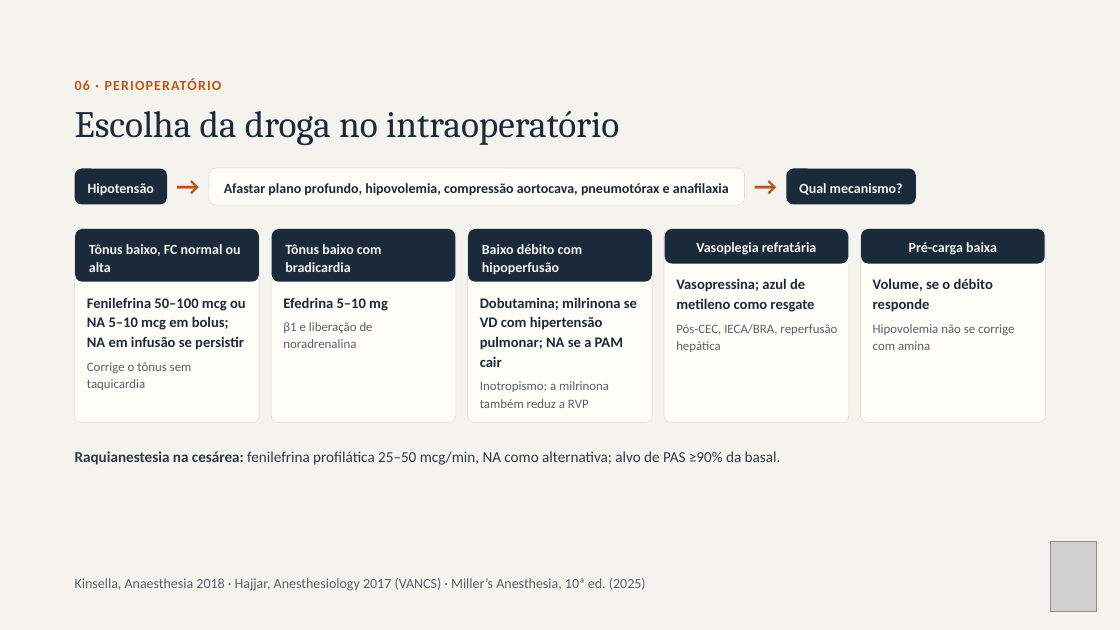
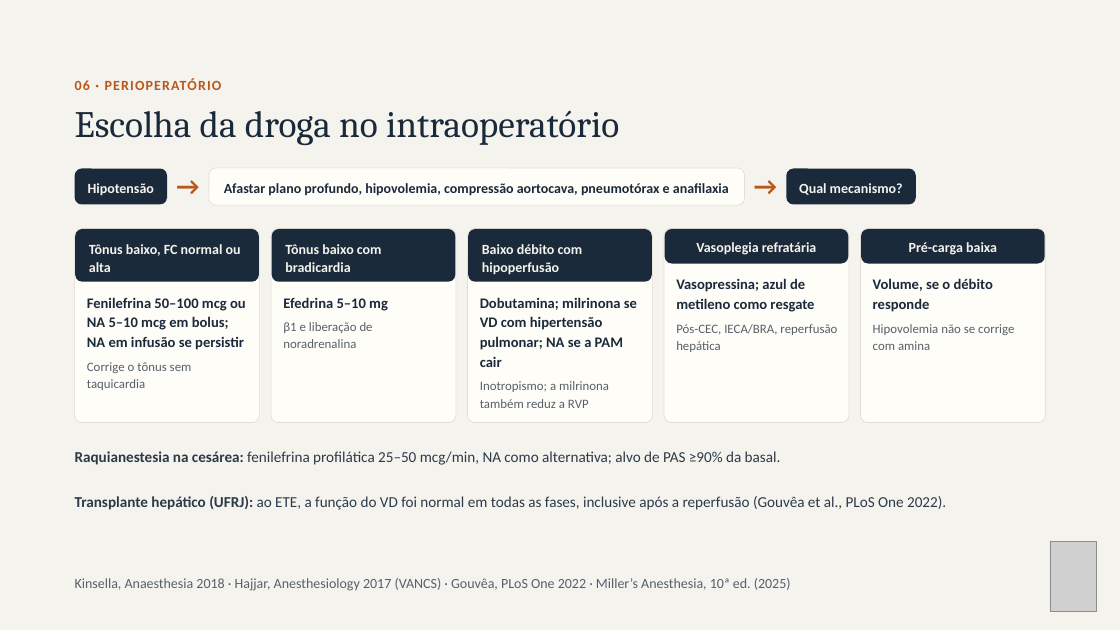
Before and after one commit to brunomoraesdubois-bit/Bruno, a slide deck: slide 16 of apresentacao/Aminas_Vasoativas.pptx. Drawn at 1120x630 pixels with LibreOffice and Linux fonts; fonts in the diff are those of the drawing; grey boxes stand for pictures. Boxes give left, top, right and bottom in pixels: in the first picture for what was removed or moved away, otherwise in the second. Text is boxed around its words. In the diff, an @@ line names an element or a change of style, - is before the commit and + after.

```diff
--- a/apresentacao/Aminas_Vasoativas.pptx
+++ b/apresentacao/Aminas_Vasoativas.pptx
@@ text added at [75,496,946,510], 13 pt, text #2C3A48 @@
+Transplante hepático (UFRJ): ao ETE, a função do VD foi normal em todas as fases, inclusive após a reperfusão (Gouvêa et al., PLoS One 2022).
@@ text at [75,578,791,591]: text changed @@
-Kinsella, Anaesthesia 2018 · Hajjar, Anesthesiology 2017 (VANCS) · Miller’s Anesthesia, 10ª ed. (2025)
+Kinsella, Anaesthesia 2018 · Hajjar, Anesthesiology 2017 (VANCS) · Gouvêa, PLoS One 2022 · Miller’s Anesthesia, 10ª ed. (2025)
```
Also in this commit, not shown: 5 other slides changed, 1 slide removed, 29 other files.
